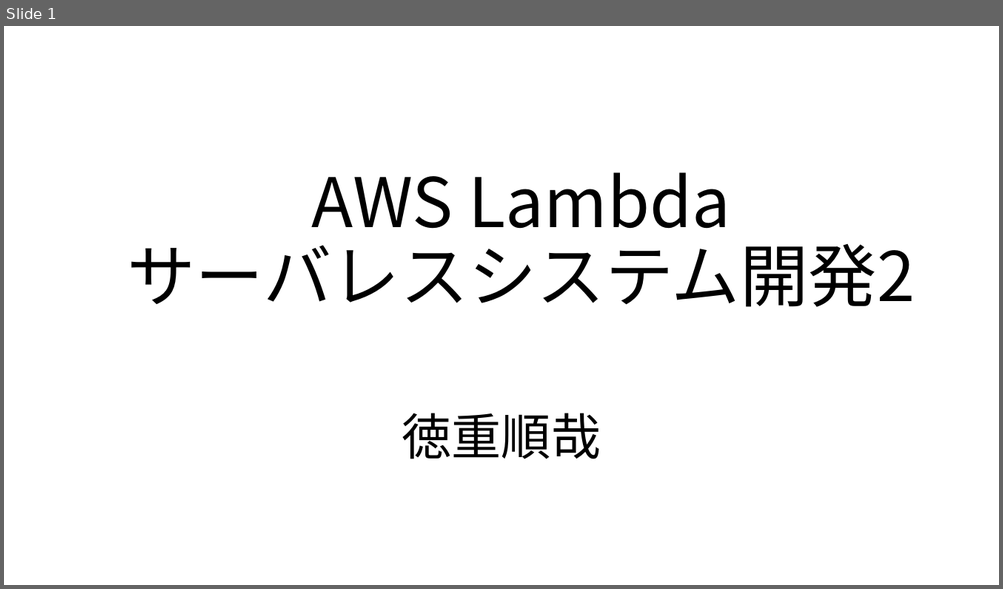
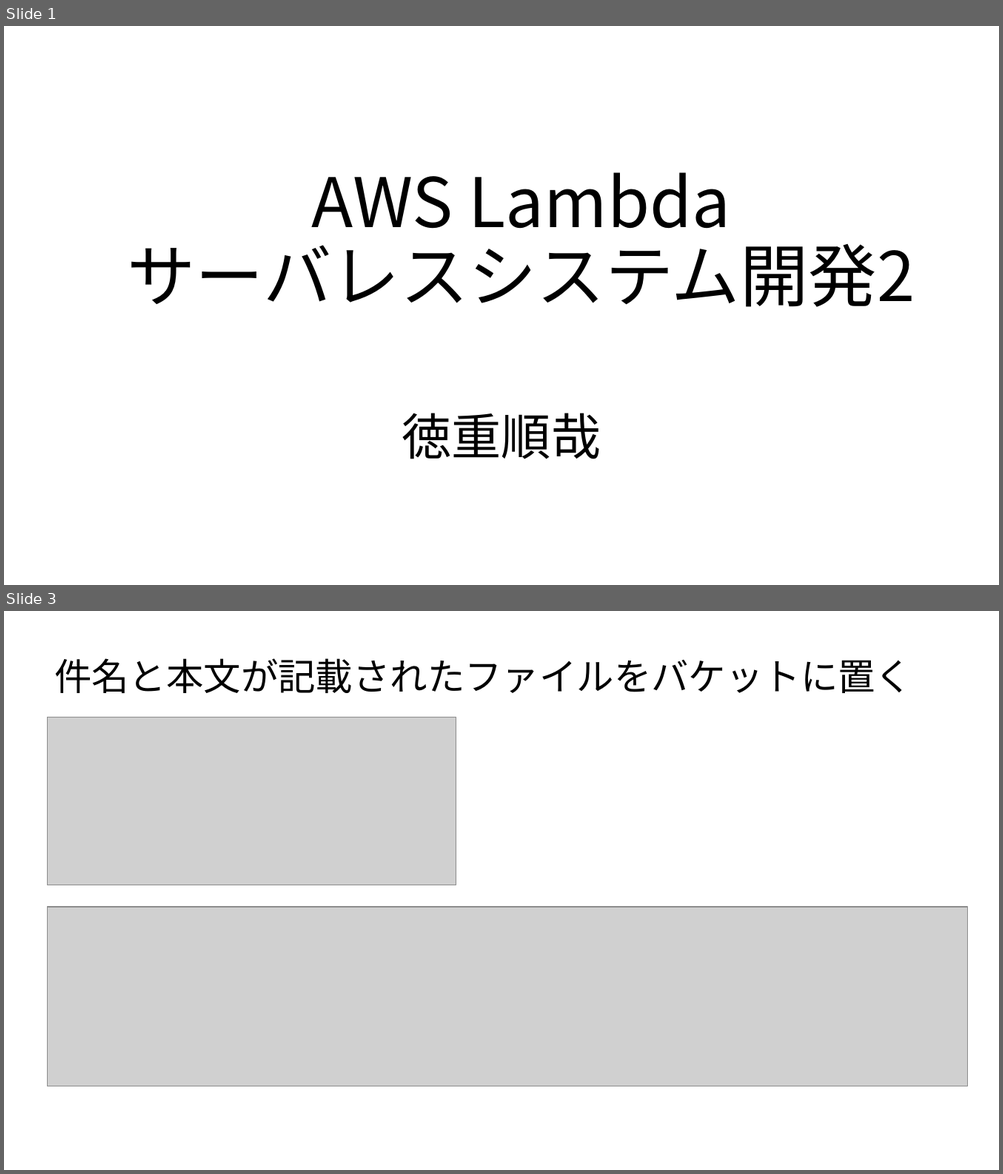
Before and after one commit to TokushigeJunya/test, a slide deck: AWSLambdaサーバレスシステム開発2.pptx. Shown one above the other, each under a label of ours: slide 1 before the commit, slides 1 and 3 after it; the slides between them are not shown. The pictures are 1003x589 and 1003x1174 pixels, drawn with LibreOffice and Linux fonts; fonts in the diff are those of the drawing; grey boxes stand for pictures. Boxes give left, top, right and bottom in pixels: in the first picture for what was removed or moved away, otherwise in the second. Text is boxed around its words. In the diff, an @@ line names an element or a change of style, - is before the commit and + after.

```diff
--- a/AWSLambdaサーバレスシステム開発2.pptx
+++ b/AWSLambdaサーバレスシステム開発2.pptx
@@ slide 3 added at [4,611,999,1170], background #FFFFFF @@
@@ text added at [54,658,912,693], 36 pt, text #000000 @@
+件名と本文が記載されたファイルをバケットに置く
@@ picture added at [47,717,456,885] @@
@@ picture added at [47,907,968,1087] @@
```
Also in this commit, not shown: 1 slide changed, 16 other slides added.
